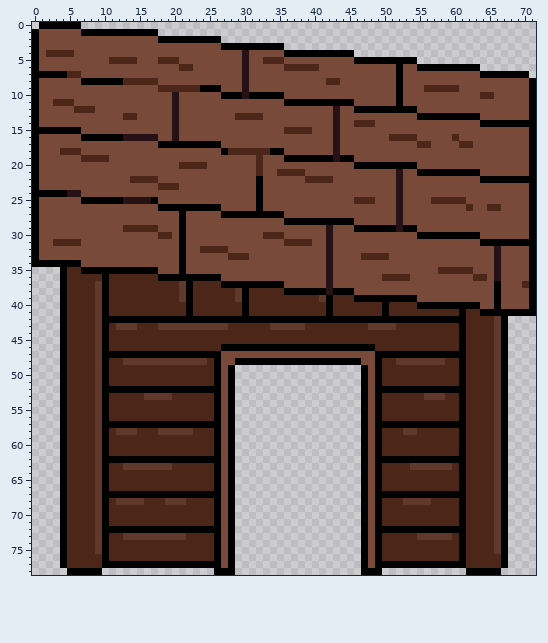
File history of a sprite sheet, World/Buildings/LumberjackHouse/OpenDoorHouseFull.png. The first picture shows the starting point.
The file is 72x79 pixels.
After:
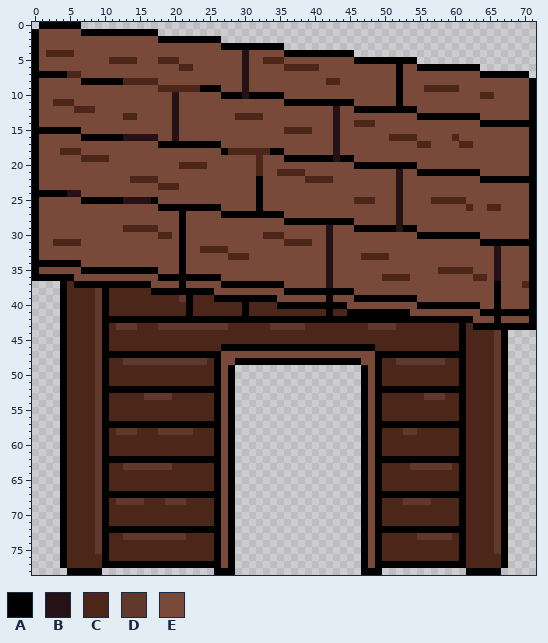
Palette (. is transparent): A #000000  B #261116  C #4d261a  D #61382c  E #79493a
The edit:
y 35: x 0..6 ....ACC -> AEEEEEE
y 36: x 0..3 .... -> AAAA; x 5..17 CCCCCACCCCCCC -> AEEEEEEEEEEEE
y 37: x 6..9 CCCD -> AAAA; x 11..26 CCCCCCCCCCDACCCC -> AAAAAAEEEEAEEEEE
y 38: x 17..21 CCCCD -> AAAAA; x 23..35 CCCCCCDACCCCC -> AAAEEEEEEEEEE; x 42 B -> A
y 39: x 26..29 CCCD -> AAAA; x 31..41 CCCCCCCCCCD -> AAAAEEEEEEE; x 43..45 CCC -> EEE
y 40: x 35..41 CCCCCCC -> AAAAAAA; x 43..54 CCCCCCCACCCC -> AAEEEEEEEEEE
y 41: x 45..49 CCCCC -> AAAAA; x 51..63 CCCCCCCCCCACC -> AAAEEEEEEEEEE
y 42: x 62..71 CCCCDA.... -> AEEEAEEEEA
y 43: x 63..66 CCCD -> AAAA; x 68..71 .... -> AAAA
